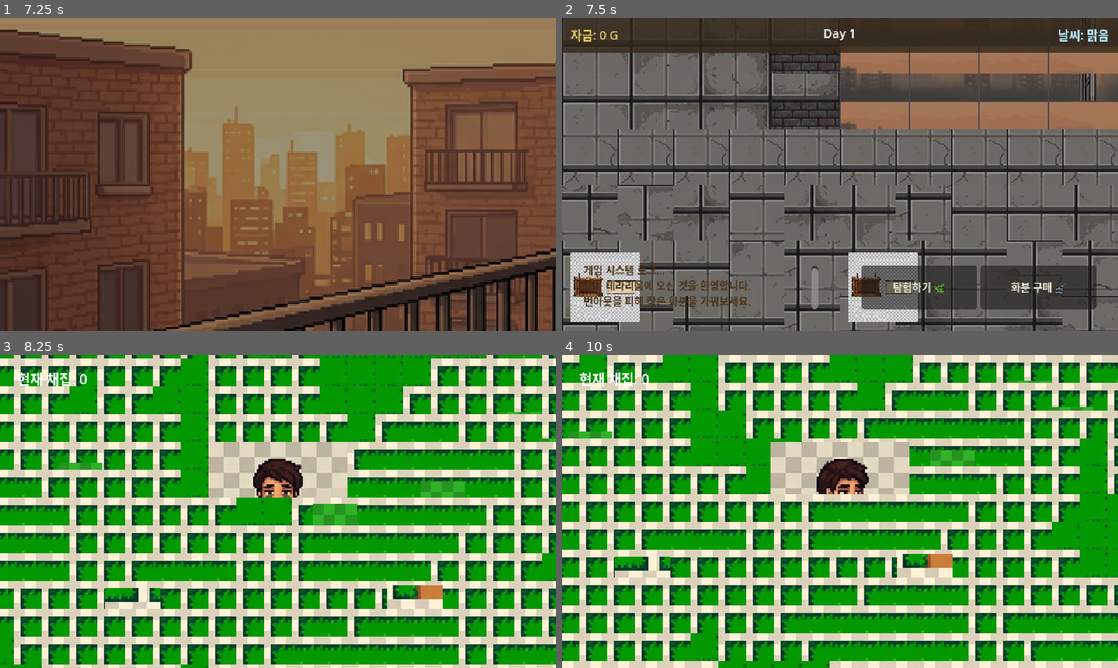
Above: before the commit, frames 1-4 (two rows, left to right).
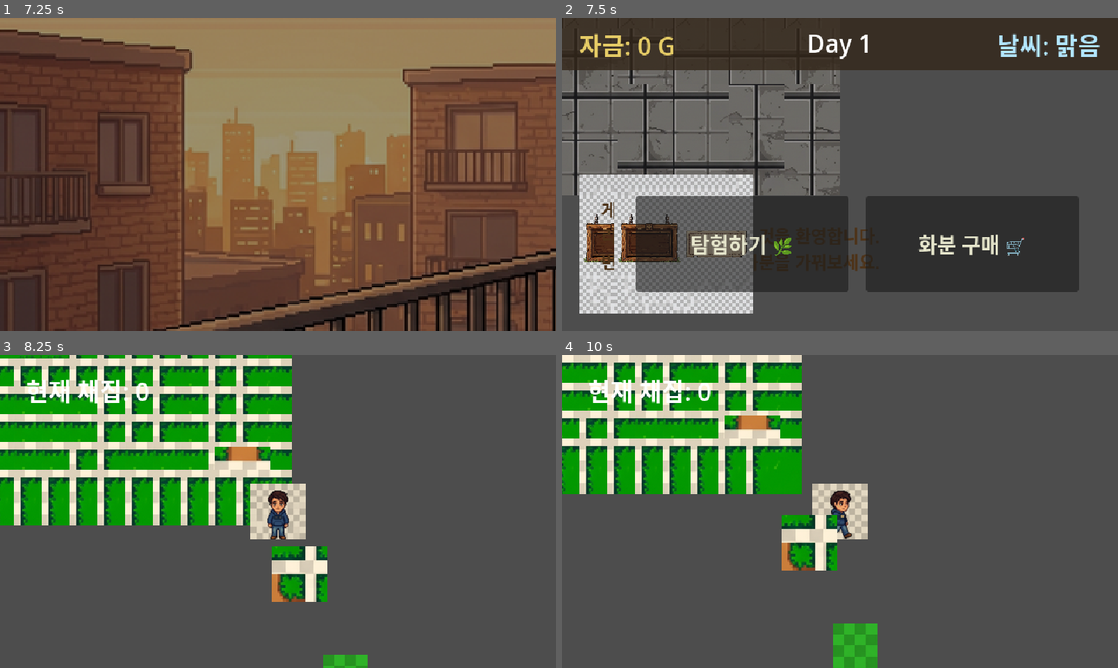
Above: after the commit, the same moments.

Repository: 9959930-code/plant-collector-game
Game: Godot game, scene res://Scenes/TitleScreen.tscn
Two runs of this game, one before a commit and one after it. Both use one fixed random seed, a clock stepped at 60 frames per second and the inputs below.
Inputs (mouse positions are in pixels of both pictures, inside the frame that each line leads up to):
- Up to frame 1 (7.25 s): click "🌱 시작하기" at 0.5 s; tap Enter (ui_accept) at 1.25, 1.52, 2, 2.27, 3.77, 4.52, 5.27, 6.77 s; move the mouse to (400, 158) at 1.27 s; hold Right (ui_right) 1.28-2.03 s; tap Space every 0.75 s from 1.35 to 6.6 s; click (400, 158) at 1.42 s; move the mouse to (166, 190) at 2.02 s; hold Down (ui_down) 2.03-2.78 s; move the mouse to (333, 105) at 2.77 s; hold Right (ui_right) 2.78-3.53 s; move the mouse to (250, 237) at 3.52 s; hold Up (ui_up) 3.53-4.28 s; click (250, 237) at 3.67 s; move the mouse to (444, 221) at 4.27 s; hold Left (ui_left) 4.28-5.78 s; move the mouse to (111, 127) at 5.02 s; move the mouse to (305, 174) at 5.77 s; hold Down (ui_down) 5.78-6.53 s; click (305, 174) at 5.92 s; move the mouse to (194, 96) at 6.52 s; hold Right (ui_right) from 6.53 s (still down)
- Up to frame 2 (7.5 s): move the mouse to (962, 158) at 7.27 s; release Right (ui_right) at 7.28 s; hold Up (ui_up) from 7.28 s (still down); tap Space at 7.35 s
- Up to frame 3 (8.25 s): tap Enter (ui_accept) at 7.52 s; release Up (ui_up) at 8 s; click "탐험하기 🌿" at 8 s
- Up to frame 4 (10 s): tap Enter (ui_accept) at 8.75, 9.02 s; move the mouse to (728, 527) at 8.77 s; hold Right (ui_right) 8.78-9.53 s; tap Space at 8.85, 9.6 s; click (728, 527) at 8.92 s; move the mouse to (895, 442) at 9.52 s; hold Down (ui_down) from 9.53 s (still down)

Frame 1 is identical in both runs. In frame 2, 61% of the frame differs, in the area x 0-100%, y 3-100%; in frame 3, 81%; in frame 4, 88%, in the area x 0-100%, y 0-100%.

Commit message:
✨ 뷰포트 1280x720 확장 및 캐릭터 스케일 최적화 (줌인 현상 해결)
- project.godot: 뷰포트 해상도를 1280x720으로 확장 (화면 영역 증가)
- character_spritesheet.png: 640x640 -> 256x256 사이즈 수축 (프레임당 64x64 사이즈 1:1 매칭)
- MainGame/FieldMap 씬: 카메라 중앙점, UI Font size 2x 적용, FieldMap MapBounds 크기 수정 (2560x1536)

Diff:
--- a/Scenes/FieldMap.tscn
+++ b/Scenes/FieldMap.tscn
@@ -4,10 +4,10 @@
 [ext_resource type="PackedScene" path="res://Scenes/Player.tscn" id="3_player"]
 
 [sub_resource type="RectangleShape2D" id="RectangleShape2D_top"]
-size = Vector2(1280, 20)
+size = Vector2(2560, 20)
 
 [sub_resource type="RectangleShape2D" id="RectangleShape2D_left"]
-size = Vector2(20, 960)
+size = Vector2(20, 1536)
 
 [node name="FieldMap" type="Node2D"]
 y_sort_enabled = true
@@ -17,52 +17,52 @@
 color = Color(1, 0.95, 0.85, 1)
 
 [node name="Player" parent="." instance=ExtResource("3_player")]
-position = Vector2(640, 480)
+position = Vector2(1280, 768)
 
 [node name="MapBounds" type="StaticBody2D" parent="."]
 collision_mask = 0
 
 [node name="Top" type="CollisionShape2D" parent="MapBounds"]
-position = Vector2(640, -10)
+position = Vector2(1280, -10)
 shape = SubResource("RectangleShape2D_top")
 
 [node name="Bottom" type="CollisionShape2D" parent="MapBounds"]
-position = Vector2(640, 970)
+position = Vector2(1280, 1546)
 shape = SubResource("RectangleShape2D_top")
 
 [node name="Left" type="CollisionShape2D" parent="MapBounds"]
-position = Vector2(-10, 480)
+position = Vector2(-10, 768)
 shape = SubResource("RectangleShape2D_left")
 
 [node name="Right" type="CollisionShape2D" parent="MapBounds"]
-position = Vector2(1290, 480)
+position = Vector2(2570, 768)
 shape = SubResource("RectangleShape2D_left")
 
 [node name="UI" type="CanvasLayer" parent="."]
 
 [node name="ItemLabel" type="Label" parent="UI"]
-offset_left = 20.0
-offset_top = 15.0
-offset_right = 250.0
-offset_bottom = 40.0
-theme_override_font_sizes/font_size = 16
+offset_left = 30.0
+offset_top = 20.0
+offset_right = 300.0
+offset_bottom = 60.0
+theme_override_font_sizes/font_size = 28
 theme_override_colors/font_color = Color(1, 1, 1, 1)
 text = "채집: 0개"
 
 [node name="BackButton" type="Button" parent="UI"]
-offset_left = 1000.0
-offset_top = 10.0
-offset_right = 1140.0
-offset_bottom = 45.0
-theme_override_font_sizes/font_size = 16
+offset_left = 1060.0
+offset_top = 20.0
+offset_right = 1250.0
+offset_bottom = 70.0
+theme_override_font_sizes/font_size = 24
 text = "🏠 돌아가기"
 
 [node name="HintLabel" type="Label" parent="UI"]
 offset_left = 20.0
-offset_top = 610.0
+offset_top = 680.0
 offset_right = 400.0
-offset_bottom = 640.0
-theme_override_font_sizes/font_size = 12
+offset_bottom = 700.0
+theme_override_font_sizes/font_size = 20
 theme_override_colors/font_color = Color(1, 1, 0.8, 0.8)
 text = "화살표: 이동 | Z/Space: 채집"
 
--- a/Scenes/MainGame.tscn
+++ b/Scenes/MainGame.tscn
@@ -73,7 +73,7 @@
 z_index = -1
 
 [node name="Camera2D" type="Camera2D" parent="."]
-position = Vector2(320, 180)
+position = Vector2(640, 360)
 
 [node name="Environment" type="Node2D" parent="."]
 y_sort_enabled = true
@@ -87,7 +87,7 @@
 layout_mode = 3
 anchors_preset = 10
 anchor_right = 1.0
-offset_bottom = 40.0
+offset_bottom = 60.0
 grow_horizontal = 2
 
 [node name="ColorRect" type="ColorRect" parent="UI/TopBar"]
@@ -101,12 +101,12 @@
 
 [node name="MoneyLabel" type="Label" parent="UI/TopBar"]
 layout_mode = 0
-offset_left = 10.0
-offset_top = 8.0
-offset_right = 150.0
-offset_bottom = 31.0
+offset_left = 20.0
+offset_top = 10.0
+offset_right = 200.0
+offset_bottom = 50.0
 theme_override_colors/font_color = Color(0.9, 0.8, 0.4, 1)
-theme_override_font_sizes/font_size = 14
+theme_override_font_sizes/font_size = 28
 text = "자금: 0 G"
 
 [node name="DayLabel" type="Label" parent="UI/TopBar"]
@@ -114,12 +114,12 @@
 anchors_preset = 5
 anchor_left = 0.5
 anchor_right = 0.5
-offset_left = -50.0
-offset_top = 8.0
-offset_right = 50.0
-offset_bottom = 31.0
-grow_horizontal = 2
-theme_override_font_sizes/font_size = 14
+offset_left = -100.0
+offset_top = 10.0
+offset_right = 100.0
+offset_bottom = 50.0
+grow_horizontal = 2
+theme_override_font_sizes/font_size = 28
 text = "Day 1"
 horizontal_alignment = 1
 
@@ -128,13 +128,13 @@
 anchors_preset = 1
 anchor_left = 1.0
 anchor_right = 1.0
-offset_left = -100.0
-offset_top = 8.0
-offset_right = -10.0
-offset_bottom = 31.0
+offset_left = -200.0
+offset_top = 10.0
+offset_right = -20.0
+offset_bottom = 50.0
 grow_horizontal = 0
 theme_override_colors/font_color = Color(0.7, 0.9, 1, 1)
-theme_override_font_sizes/font_size = 14
+theme_override_font_sizes/font_size = 28
 text = "날씨: 맑음"
 horizontal_alignment = 2
 
@@ -144,7 +144,7 @@
 anchor_top = 1.0
 anchor_right = 1.0
 anchor_bottom = 1.0
-offset_top = -100.0
+offset_top = -200.0
 grow_horizontal = 2
 grow_vertical = 0
 
@@ -153,10 +153,10 @@
 anchors_preset = 2
 anchor_top = 1.0
 anchor_bottom = 1.0
-offset_left = 10.0
-offset_top = -90.0
-offset_right = 310.0
-offset_bottom = -10.0
+offset_left = 20.0
+offset_top = -180.0
+offset_right = 580.0
+offset_bottom = -20.0
 grow_vertical = 0
 texture = ExtResource("3_ui")
 expand_mode = 1
@@ -167,14 +167,14 @@
 anchors_preset = 15
 anchor_right = 1.0
 anchor_bottom = 1.0
-offset_left = 15.0
-offset_top = 15.0
-offset_right = -15.0
-offset_bottom = -15.0
+offset_left = 25.0
+offset_top = 25.0
+offset_right = -25.0
+offset_bottom = -25.0
 grow_horizontal = 2
 grow_vertical = 2
 theme_override_colors/default_color = Color(0.3, 0.2, 0.1, 1)
-theme_override_font_sizes/normal_font_size = 12
+theme_override_font_sizes/normal_font_size = 20
 text = "게임 시스템 로그..."
 scroll_following = true
 
@@ -185,10 +185,10 @@
 anchor_top = 1.0
 anchor_right = 1.0
 anchor_bottom = 1.0
-offset_left = -310.0
-offset_top = -90.0
-offset_right = -10.0
-offset_bottom = -10.0
+offset_left = -580.0
+offset_top = -180.0
+offset_right = -20.0
+offset_bottom = -20.0
 grow_horizontal = 0
 grow_vertical = 0
 texture = ExtResource("3_ui")
@@ -200,26 +200,27 @@
 anchors_preset = 15
 anchor_right = 1.0
 anchor_bottom = 1.0
-offset_left = 15.0
-offset_top = 15.0
-offset_right = -15.0
-offset_bottom = -15.0
+offset_left = 25.0
+offset_top = 25.0
+offset_right = -25.0
+offset_bottom = -25.0
 grow_horizontal = 2
 grow_vertical = 2
+theme_override_constants/separation = 20
 alignment = 1
 
 [node name="ExploreButton" type="Button" parent="UI/BotUI/ActionPanel/VBoxContainer"]
 layout_mode = 2
 size_flags_horizontal = 3
 theme_override_colors/font_color = Color(0.9, 0.9, 0.8, 1)
-theme_override_font_sizes/font_size = 12
+theme_override_font_sizes/font_size = 24
 text = "탐험하기 🌿"
 
 [node name="BuyPotButton" type="Button" parent="UI/BotUI/ActionPanel/VBoxContainer"]
 layout_mode = 2
 size_flags_horizontal = 3
 theme_override_colors/font_color = Color(0.9, 0.9, 0.8, 1)
-theme_override_font_sizes/font_size = 12
+theme_override_font_sizes/font_size = 24
 text = "화분 구매 🛒"
 
 [connection signal="pressed" from="UI/BotUI/ActionPanel/VBoxContainer/ExploreButton" to="." method="_on_explore_button_pressed"]
Binary file changed: Assets/Images/character_spritesheet.png
